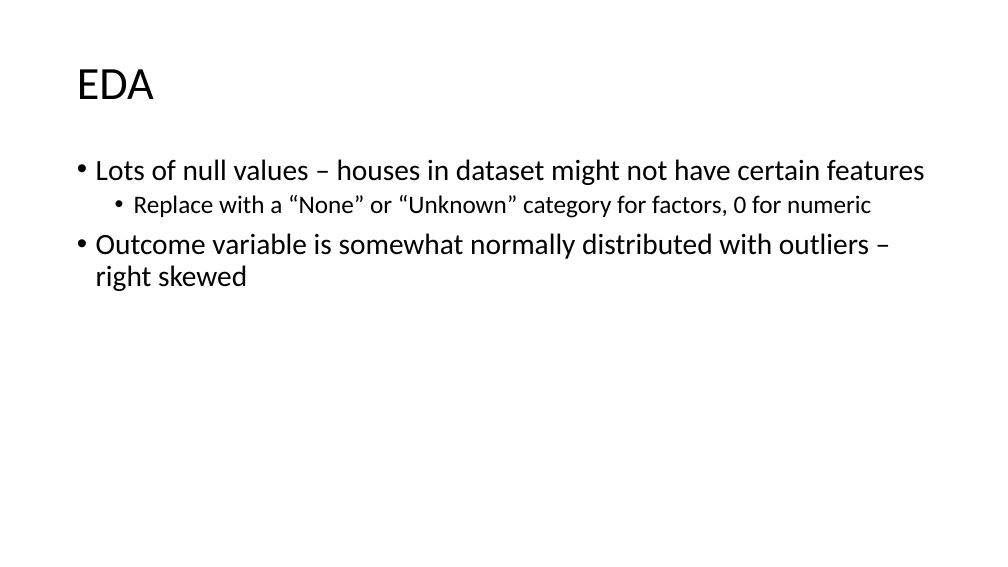
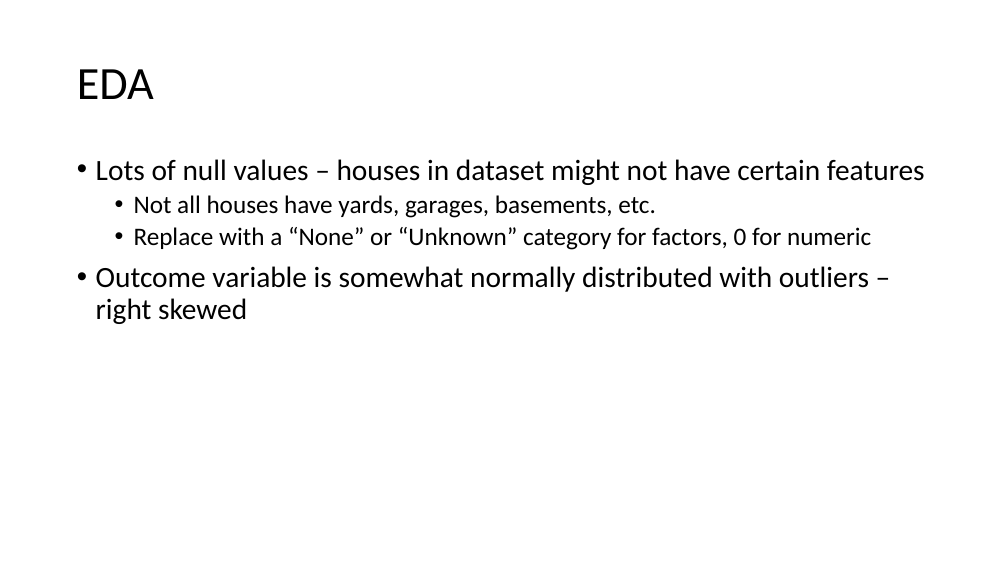
Before and after one commit to simrankota/comp4442_finalproject, a slide deck: slide 3 of skeleton_deck.pptx. Drawn at 1008x567 pixels with LibreOffice and Linux fonts; fonts in the diff are those of the drawing. Boxes give left, top, right and bottom in pixels: in the first picture for what was removed or moved away, otherwise in the second. Text is boxed around its words. In the diff, an @@ line names an element or a change of style, - is before the commit and + after.

Commit message:
Update skeleton_deck.pptx
added some text

```diff
--- a/skeleton_deck.pptx
+++ b/skeleton_deck.pptx
@@ text at (134, 195, 656, 218): paragraph added @@
+  • Not all houses have yards, garages, basements, etc.
```
Also in this commit, not shown: 2 other slides changed.
